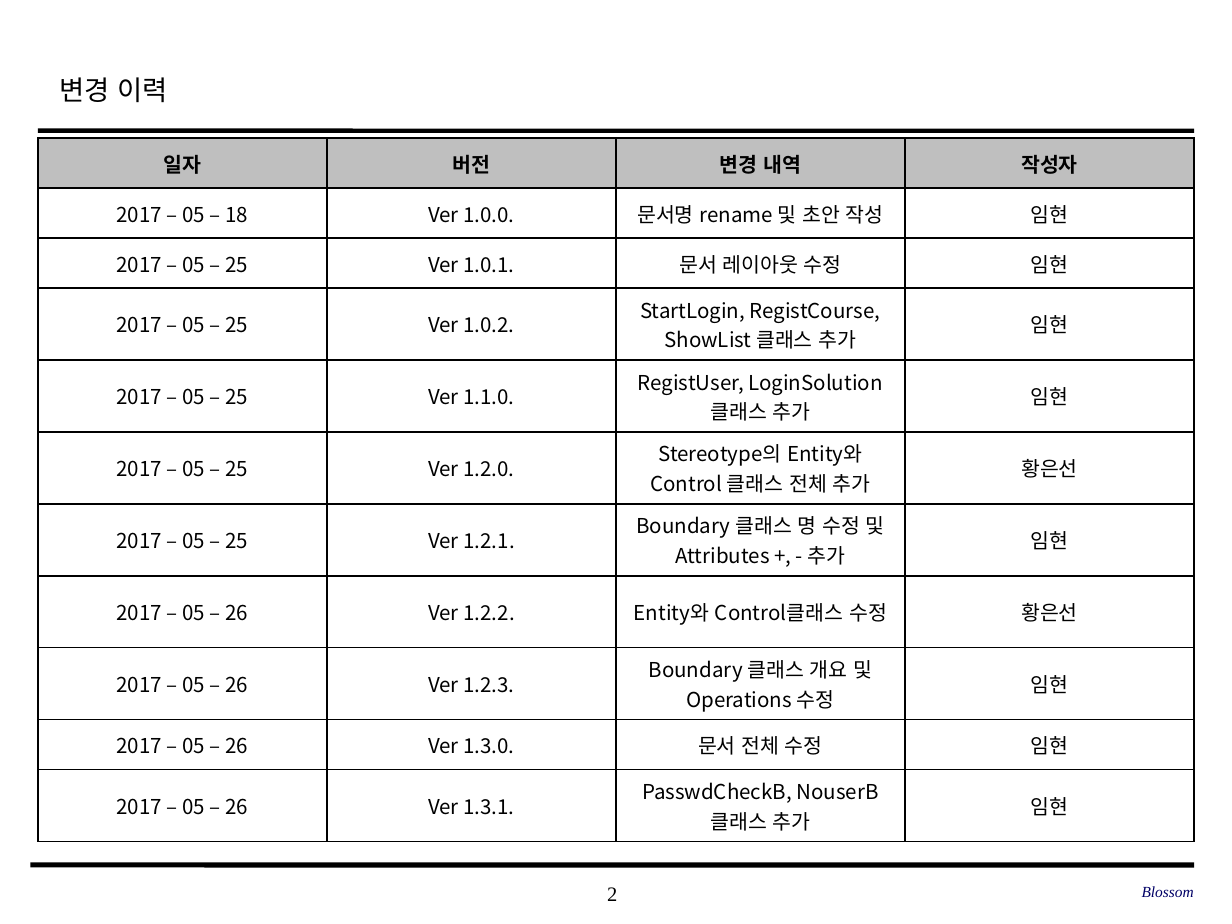
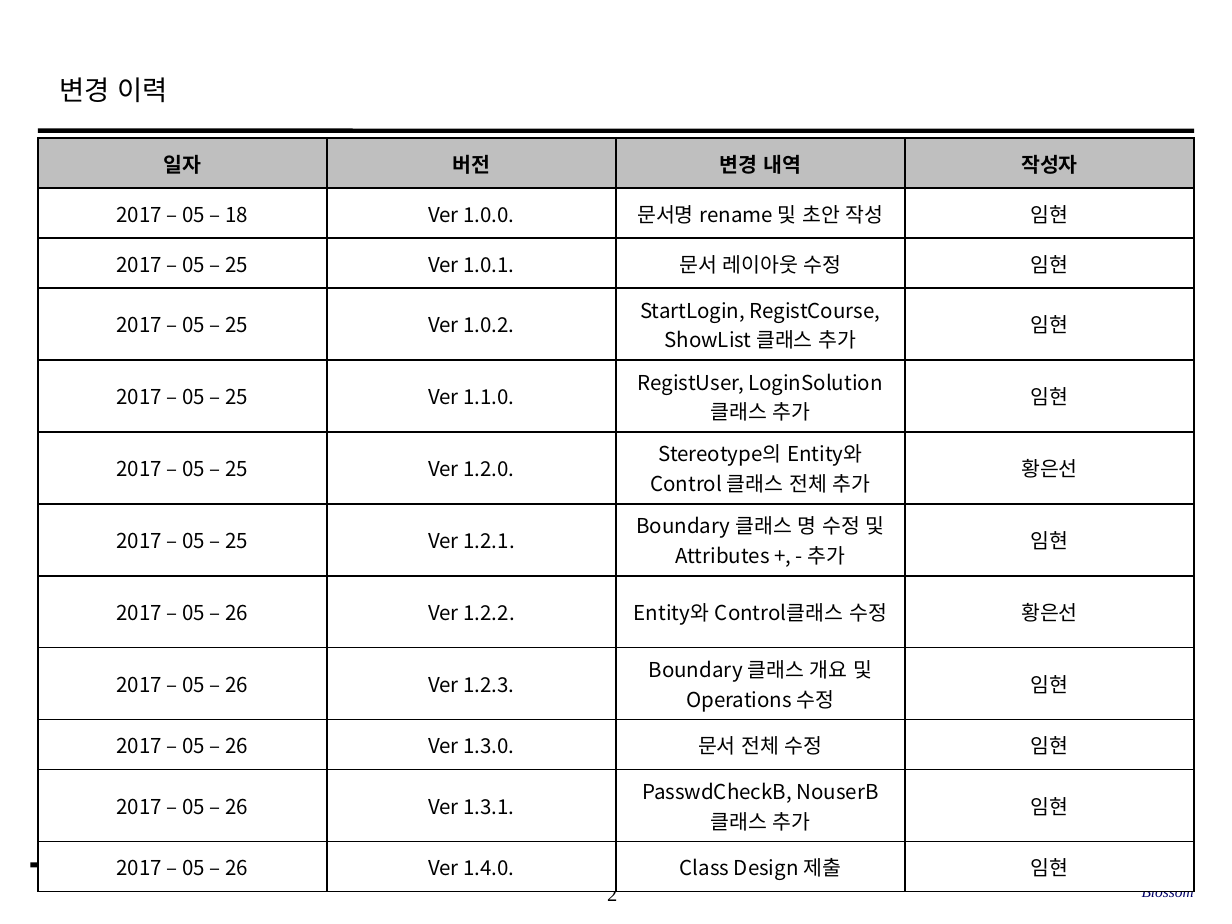
Before and after one commit to SE-admin/SE2017_6_blossom, a slide deck: slide 2 of doc/3_ 설계서/Class Design_6_blossom.pptx. Drawn at 1232x924 pixels with LibreOffice and Linux fonts; fonts in the diff are those of the drawing; background and template pictures are left out. Boxes give left, top, right and bottom in pixels: in the first picture for what was removed or moved away, otherwise in the second. Text is boxed around its words. In the diff, an @@ line names an element or a change of style, - is before the commit and + after.

Commit message:
2017 - 05 - 26	Ver 1.4.0.	Class Design 제출	임현

```diff
--- a/doc/3_ 설계서/Class Design_6_blossom.pptx
+++ b/doc/3_ 설계서/Class Design_6_blossom.pptx
@@ table at (38, 138, 1196, 884) @@
+row 12: 2017 – 05 – 26 | Ver 1.4.0. | Class Design 제출 | 임현
```
Also in this commit, not shown: 24 other slides changed.
